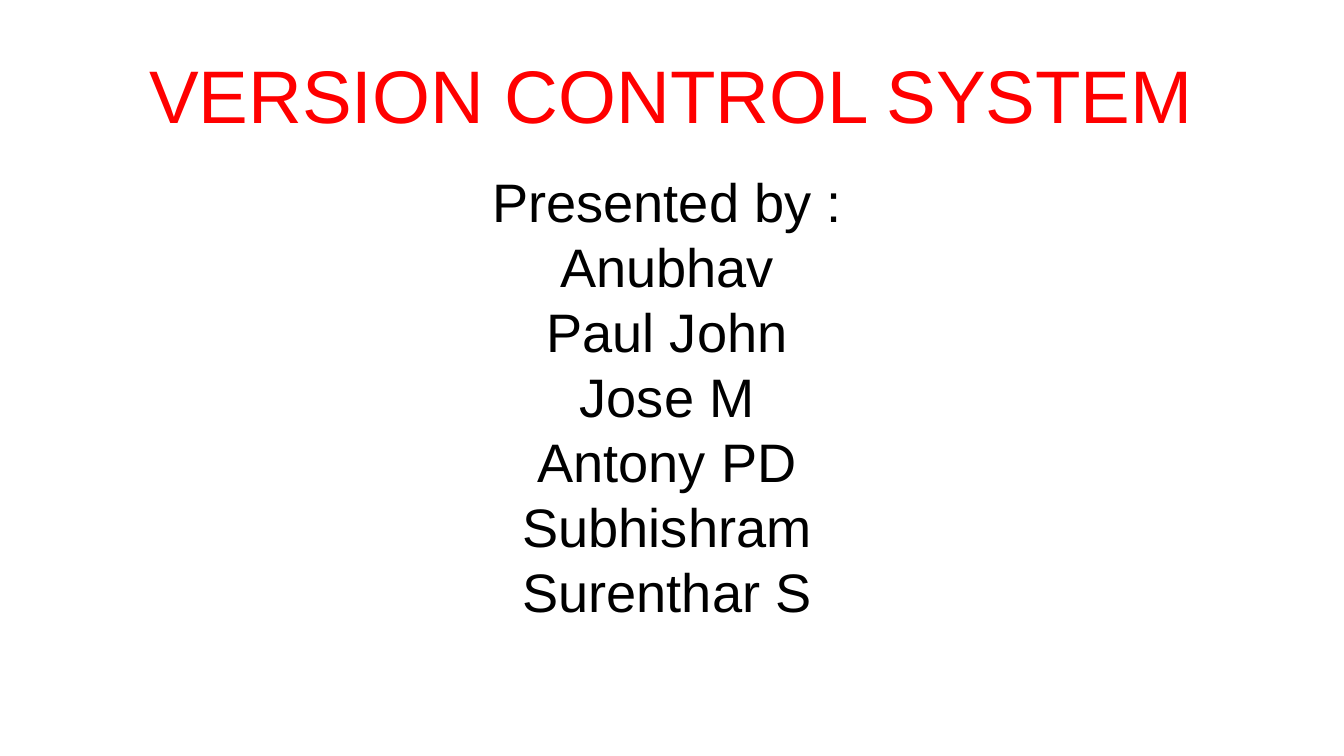
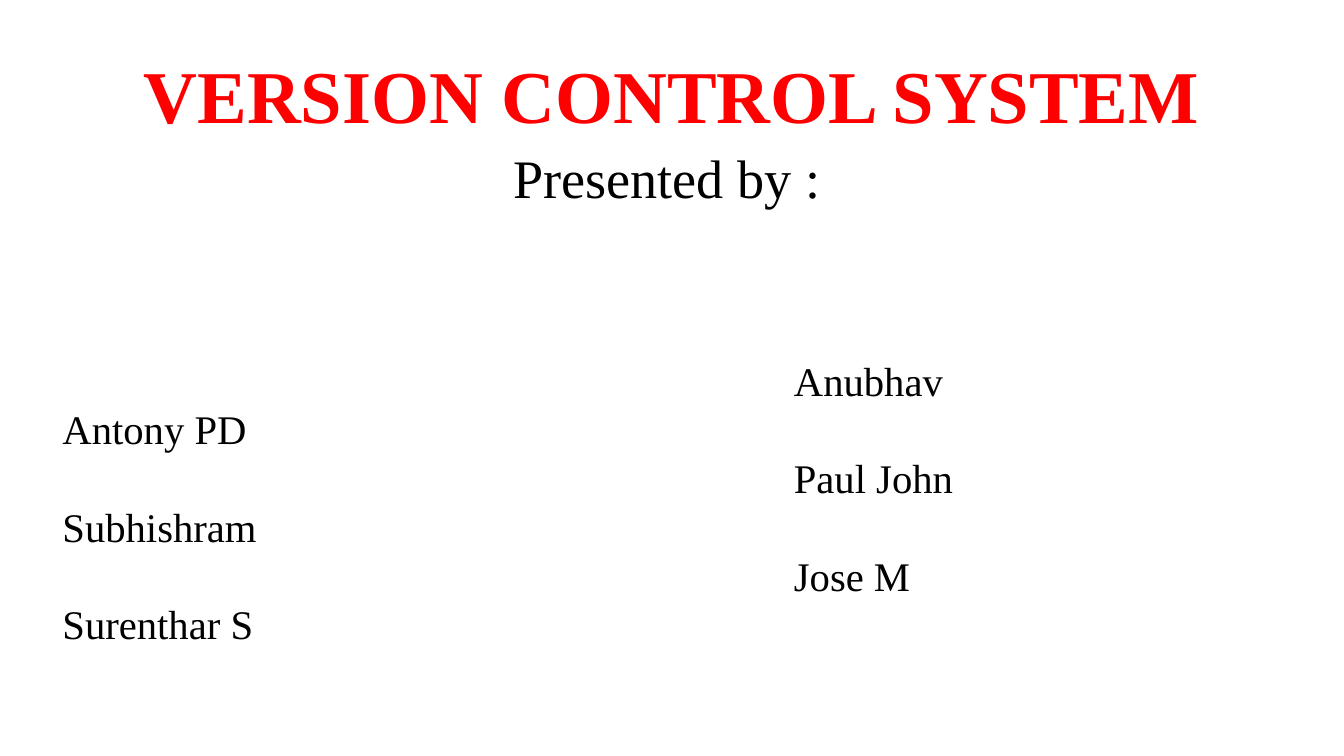
Before and after one commit to anubhavAnora/presentation, a slide deck: slide 1 of Presentation.odp. Drawn at 1344x756 pixels with LibreOffice and Linux fonts; fonts in the diff are those of the drawing. Boxes give left, top, right and bottom in pixels: in the first picture for what was removed or moved away, otherwise in the second. Text is boxed around its words. In the diff, an @@ line names an element or a change of style, - is before the commit and + after.

Commit message:
changing the front page of ppt

```diff
--- a/Presentation.odp
+++ b/Presentation.odp
@@ title "VERSION CONTROL SYSTEM" at [144, 73, 1199, 124]: font Arial to Times New Roman, bold on @@
@@ subtitle at [513, 160, 792, 208]: font Arial to Times New Roman in "Presented by :" @@
@@ subtitle at [62, 367, 953, 640]: text changed; size 32 to 24 pt; font Arial to Times New Roman @@
-Anubhav
-Paul John
-Jose M
-Antony PD
-Subhishram
-Surenthar S
+Anubhav Antony PD
+Paul John Subhishram
+Jose M Surenthar S
```
